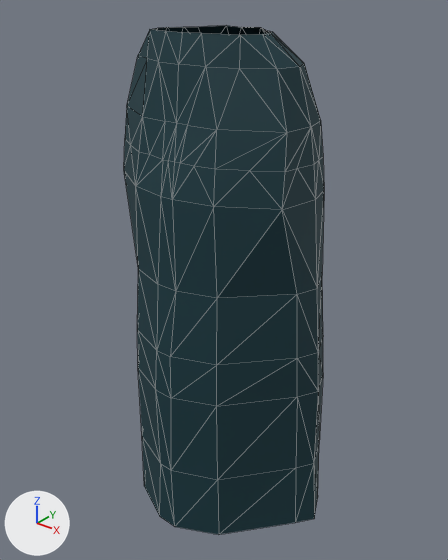
The OBJ model KinectFittingRoom/KinectFittingRoom/Resources/Models/Skirts/long_skirt.obj, before and after one commit.
Before and after are seen from a camera (50 mm lens) standing at (0.511, -0.718, 0.221) and looking at (0.016, -0.099, -0.163). The axes (+X, +Y, +Z) are drawn at lower left. The lights are the same throughout. Mesh edges are drawn as thin lines. Where no turn or scale is listed for an object, it has been applied to the vertices.

Objects in the first picture: 'g1_avatar_skirt'.
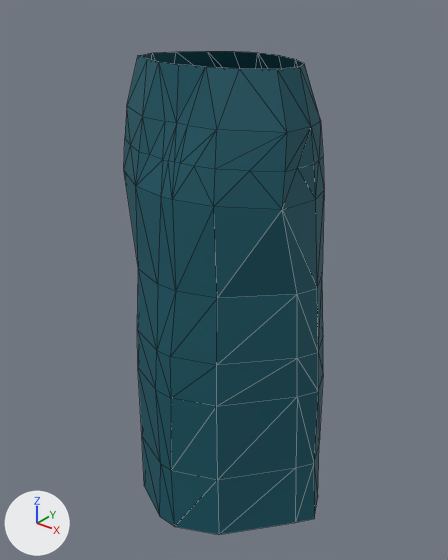
The newer file is also turned or shifted as a whole; pictures and numbers use the older file's frame.

Pixel boxes (x1, y1, x2, y2) of what changed, in the pictures (448 x 560 px):
'g1_avatar_skirt', reshaped
    before: (124, 25, 324, 535)
    after: (124, 51, 324, 535)
part 1 of me_g1_avatar_skirt, deleted (cyan)
    before: (138, 25, 304, 69)
part 2 of me_g1_avatar_skirt, recoloured
    both: (124, 56, 324, 535)

The edits, one by one:
Material 'Material.001' (mat_material_001) is new.
Its base color is (0.00264, 0.0938, 0.13) (dark cyan #095665).
Its roughness is 0.696.
me_g1_avatar_skirt is used by ob_g1_avatar_skirt; location (0.0, 0.0, 0.0).
me_g1_avatar_skirt had 162 vertices, 294 faces and spanned x -0.144..0.193, y -0.245..0.055, z -0.503..0.169.
me_g1_avatar_skirt now has 146 vertices, 262 faces and spans x -0.144..0.193, y -0.245..0.055, z -0.503..0.137.
Part 1, on me_g1_avatar_skirt:
16 vertices are removed from x -0.053..0.101, y -0.182..-0.073, z 0.168..0.169.
32 faces are deleted.
me_g1_avatar_skirt part 2: 262 faces spanning x -0.144..0.193, y -0.245..0.055, z -0.503..0.137 switch from mat_acmat_0 (dark cyan #06353e) to mat_material_001 (dark cyan #095665).
